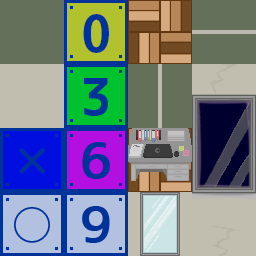
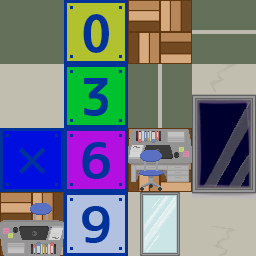
Layers edited between the first and the second 256×256 image:
renamed "職員室机" to "職員室机2", painted on it over (128, 128, 192, 191)
added layer "職員室机3" above "床タイル" over (0, 203, 64, 256)
added layer "床タイル" (2nd of 3) above "床タイル" over (0, 192, 64, 256)
